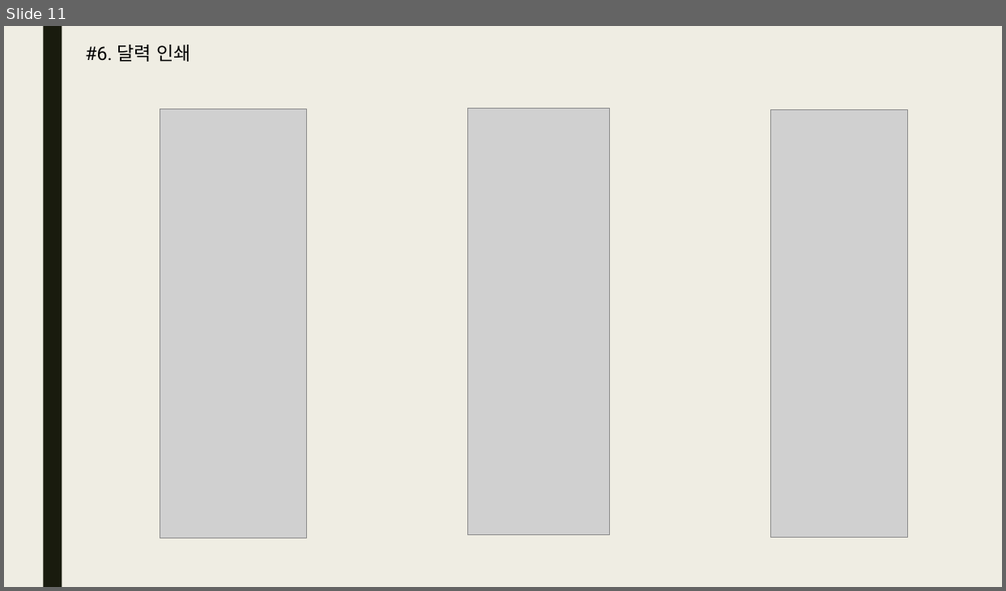
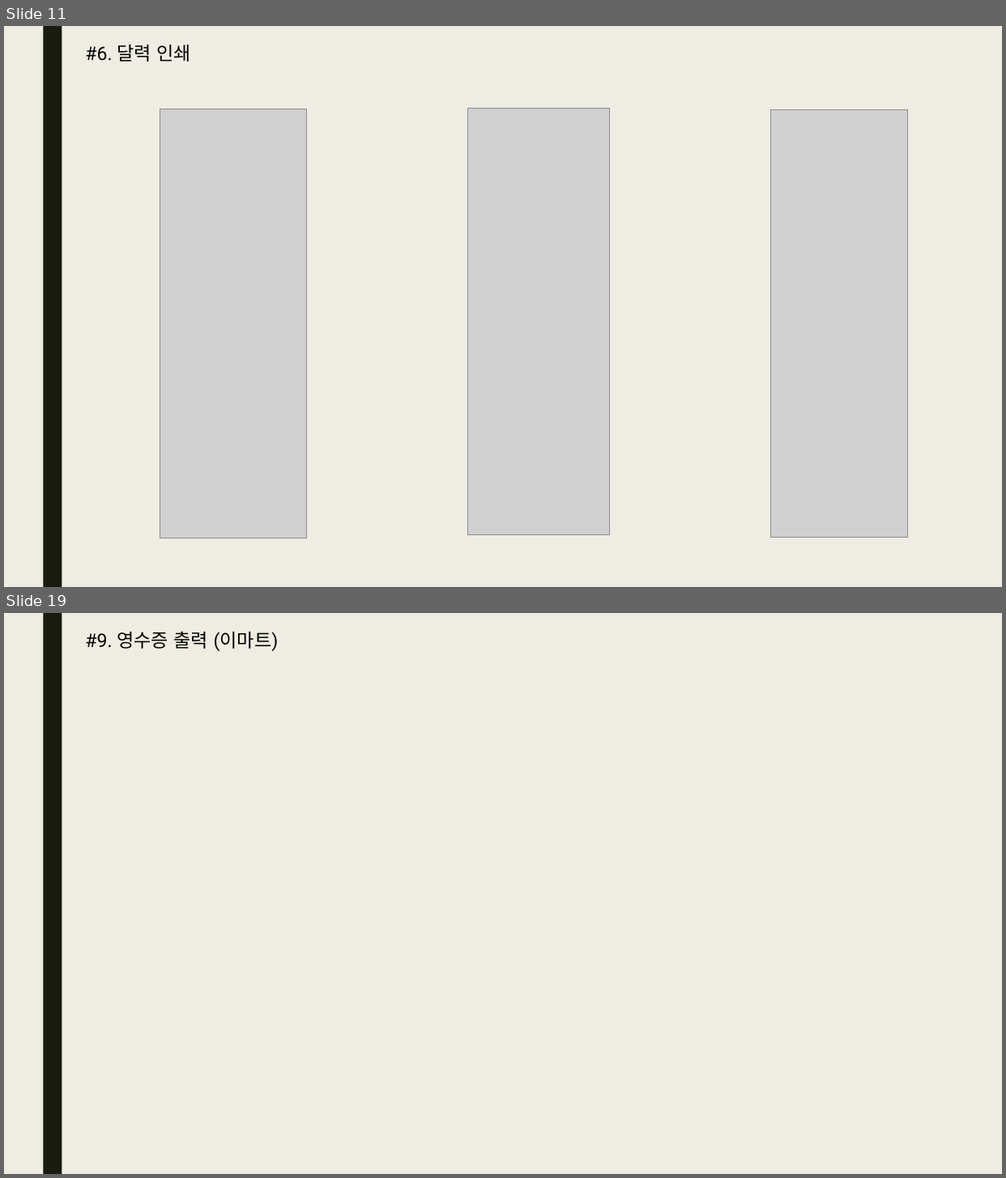
Before and after one commit to bino0130/politec-java, a slide deck: 자바 심화/자바 심화 과제/미완료 과제/20230322 자바심화 과제 남정현.pptx. Shown one above the other, each under a label of ours: slide 11 before the commit, slides 11 and 19 after it; the slides between them are not shown. The pictures are 1006x591 and 1006x1178 pixels, drawn with LibreOffice and Linux fonts; fonts in the diff are those of the drawing; grey boxes stand for pictures. Boxes give left, top, right and bottom in pixels: in the first picture for what was removed or moved away, otherwise in the second. Text is boxed around its words. In the diff, an @@ line names an element or a change of style, - is before the commit and + after.

```diff
--- a/자바 심화/자바 심화 과제/미완료 과제/20230322 자바심화 과제 남정현.pptx
+++ b/자바 심화/자바 심화 과제/미완료 과제/20230322 자바심화 과제 남정현.pptx
@@ slide 19 added at [4,613,1002,1174], background #EFEDE3; not listed: 1 template element that a slide beside it also shows @@
@@ text added at [85,631,279,651], 18 pt, text #000000 @@
+#9. 영수증 출력 (이마트)
```
Also in this commit, not shown: 6 slides changed, 7 other slides added, 3 slides removed.
